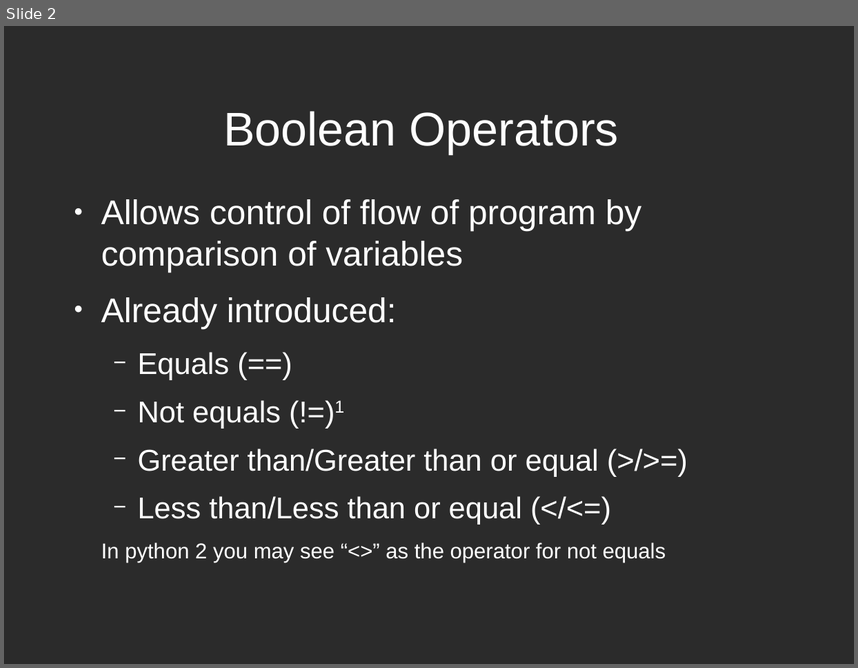
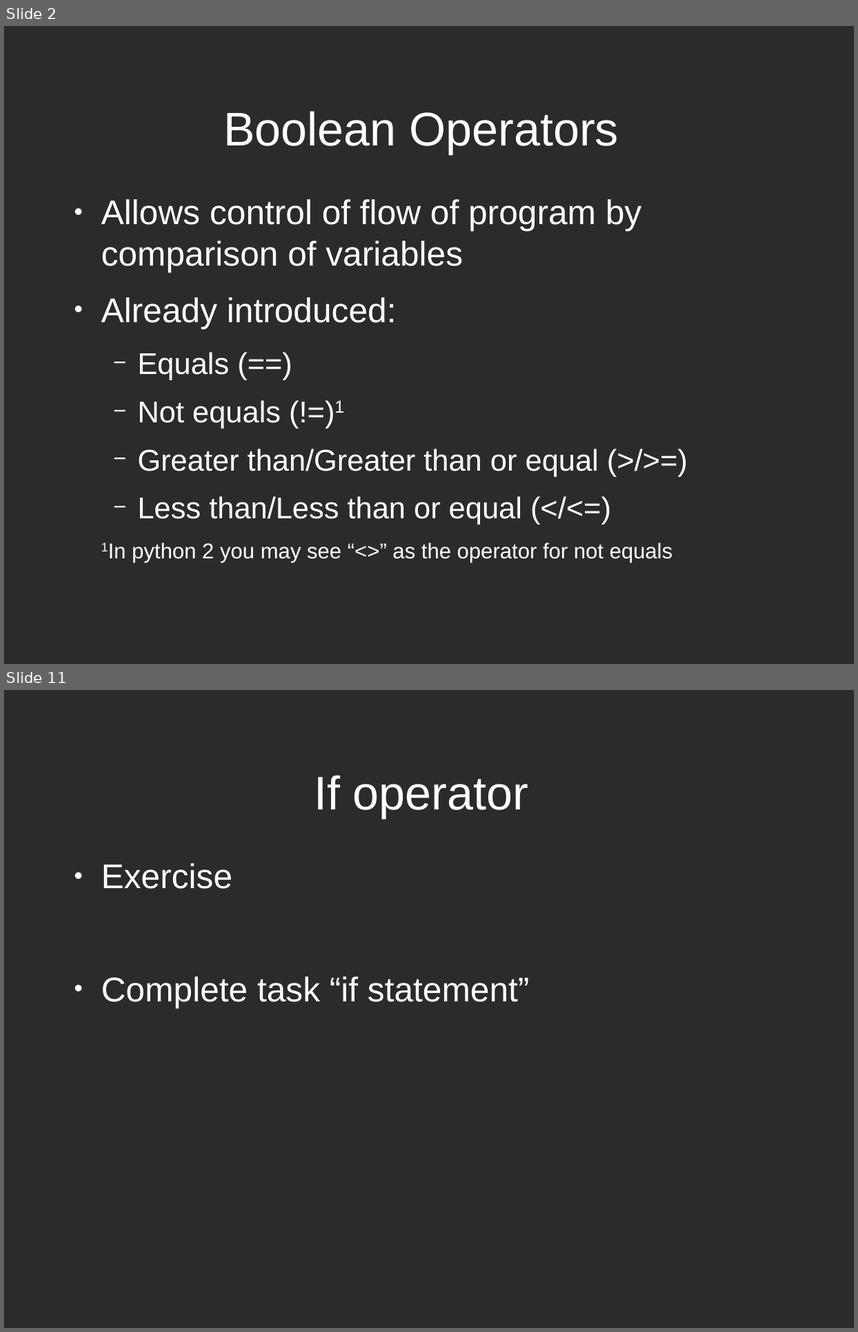
Before and after one commit to Cheltenham-Hackspace/hackspace_python, a slide deck: slides/hackspace_python_slides.odp. Shown one above the other, each under a label of ours: slide 2 before the commit, slides 2 and 11 after it; the slides between them are not shown. The pictures are 858x668 and 858x1332 pixels, drawn with LibreOffice and Linux fonts; fonts in the diff are those of the drawing; background and template pictures are left out; a plain dark background stands for a picture behind light text. Boxes give left, top, right and bottom in pixels: in the first picture for what was removed or moved away, otherwise in the second. Text is boxed around its words. In the diff, an @@ line names an element or a change of style, - is before the commit and + after.

```diff
--- a/slides/hackspace_python_slides.odp
+++ b/slides/hackspace_python_slides.odp
@@ slide 11 added at <box>4,690,854,1328</box>, background picture (left out) @@
@@ title added at <box>314,775,528,818</box>, 44 pt, text #FFFFFF @@
+If operator
@@ text added at <box>101,863,530,1007</box>, 32 pt, text #FFFFFF @@
+● Exercise
+● Complete task “if statement”
@@ slide 2 changed as well @@
@@ text at <box>132,542,673,562</box>: text changed @@
-In python 2 you may see “<>” as the operator for not equals
+1In python 2 you may see “<>” as the operator for not equals
```
Also in this commit, not shown: 1 other slide changed, 30 other slides added, 1 other file.
